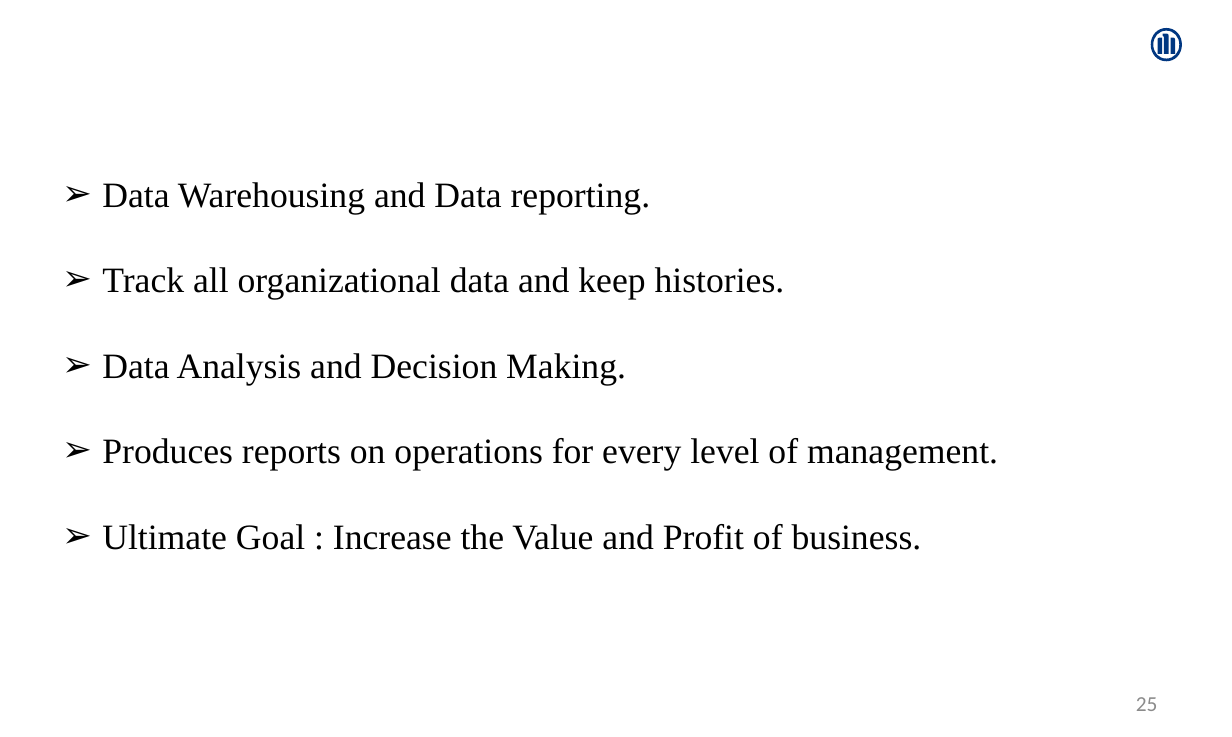
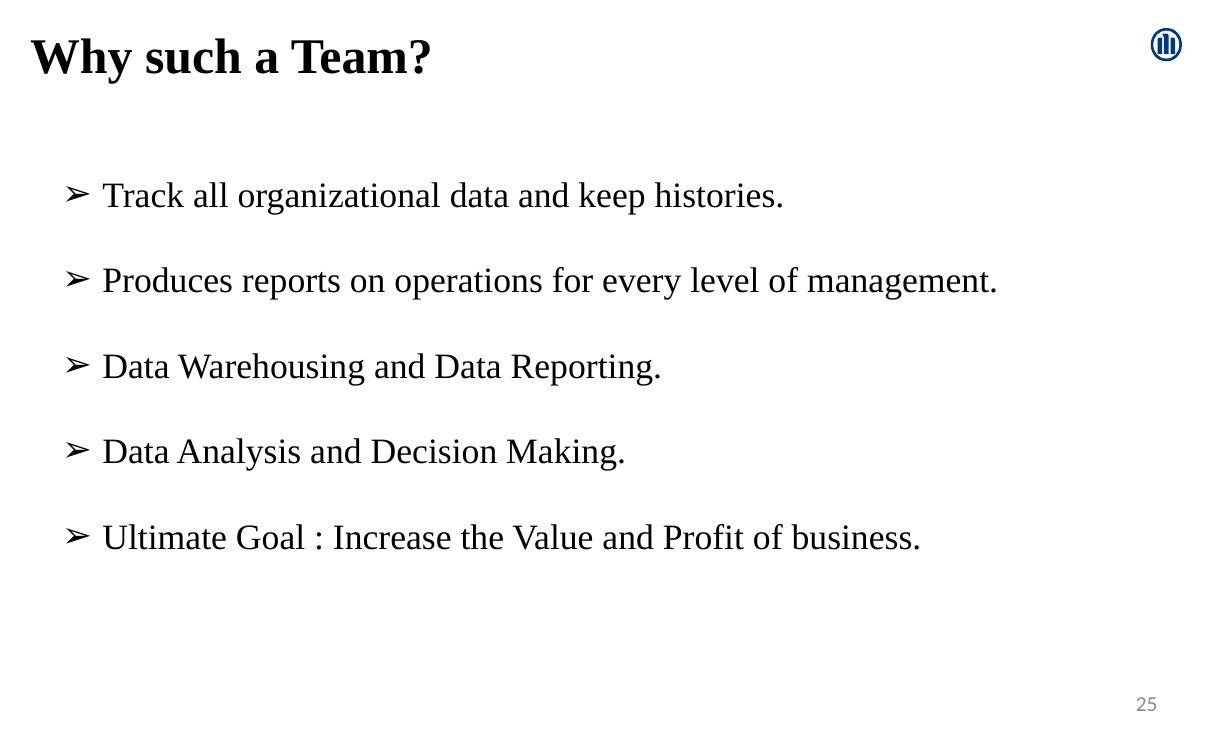
Before and after one commit to Amrutha-Mohan/UpdatedProjects, a slide deck: slide 25 of AmruthaMohan.pptx. Drawn at 1232x737 pixels with LibreOffice and Linux fonts; fonts in the diff are those of the drawing. Boxes give left, top, right and bottom in pixels: in the first picture for what was removed or moved away, otherwise in the second. Text is boxed around its words. In the diff, an @@ line names an element or a change of style, - is before the commit and + after.

```diff
--- a/AmruthaMohan.pptx
+++ b/AmruthaMohan.pptx
@@ text added at (30, 38, 433, 83), 28 pt, text #000000, bold @@
+Why such a Team?
@@ text at (102, 182, 651, 214): paragraph removed @@
-➢ Data Warehousing and Data reporting.
@@ text at (102, 267, 998, 385): paragraphs added @@
+➢ Produces reports on operations for every level of management.
+➢ Data Warehousing and Data Reporting.
@@ text at (102, 438, 998, 470): paragraph removed @@
-➢ Produces reports on operations for every level of management.
```
Also in this commit, not shown: 6 other slides changed, 2 slides added, 5 slides removed.
